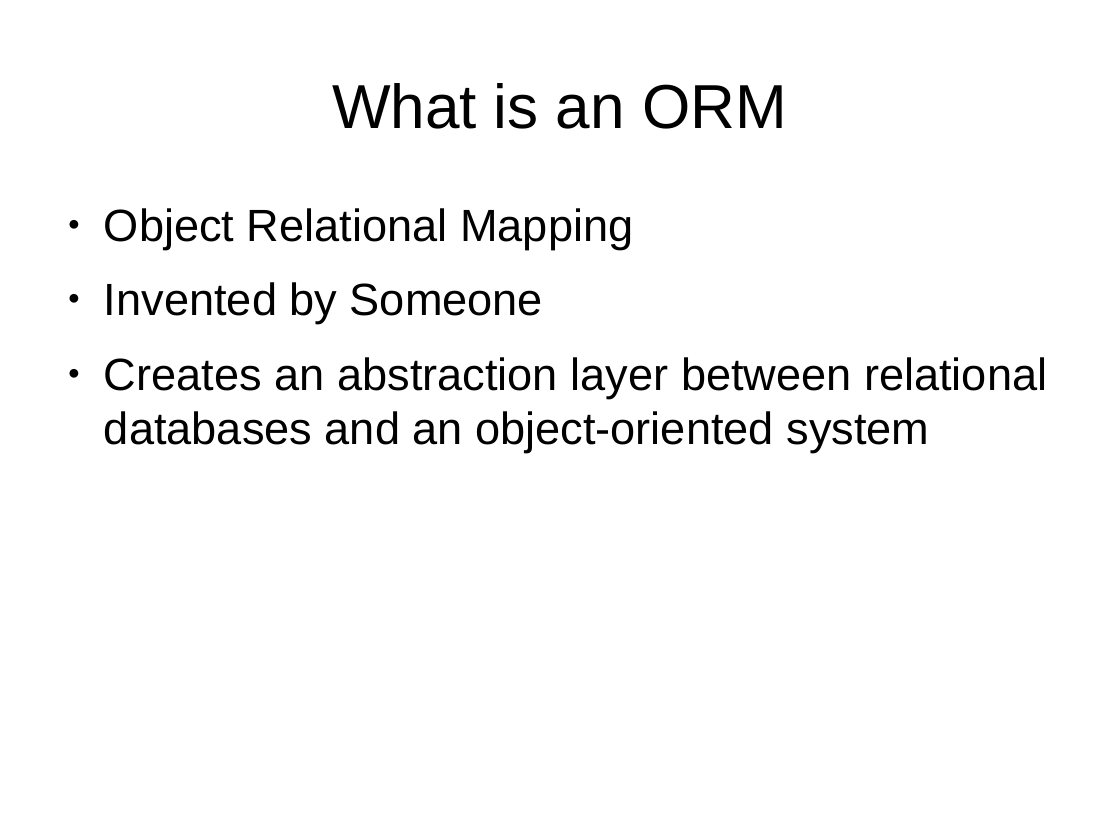
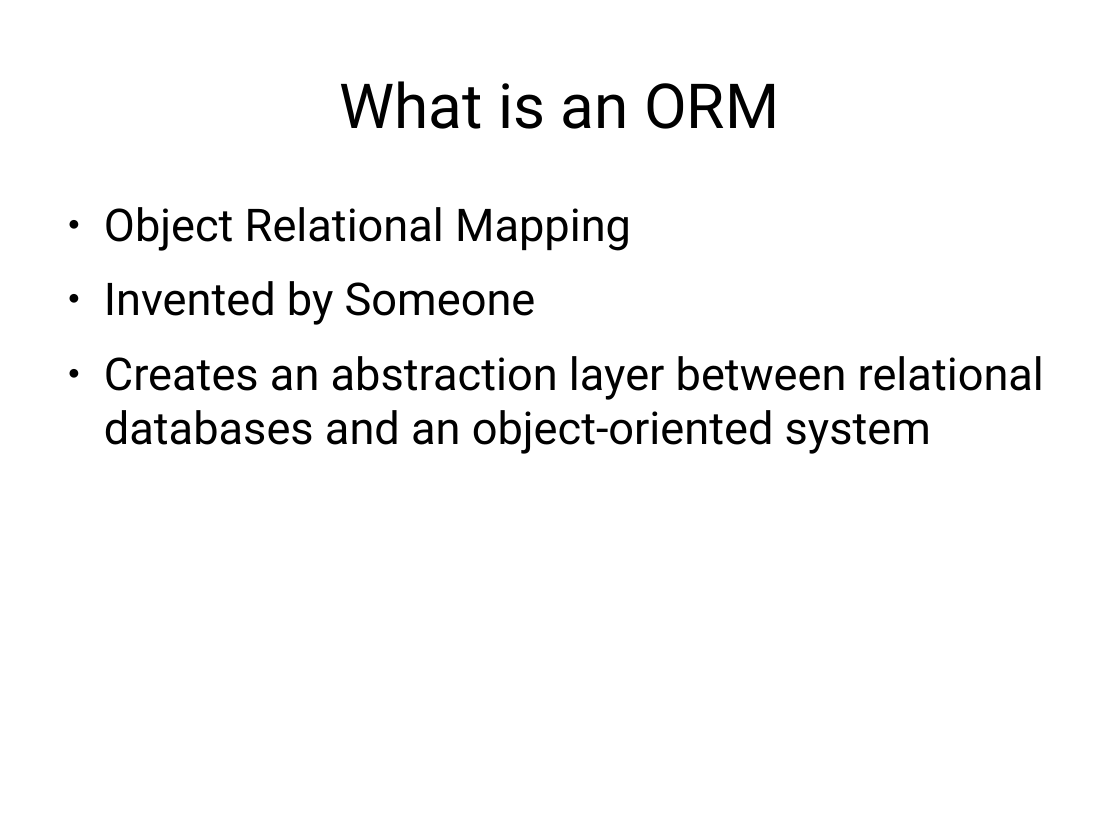
Before and after one commit to erezschatz/Presentation, a slide deck: slide 2 of dbix-class.odp. Drawn at 1120x840 pixels with LibreOffice and Linux fonts; fonts in the diff are those of the drawing. Boxes give left, top, right and bottom in pixels: in the first picture for what was removed or moved away, otherwise in the second. Text is boxed around its words. In the diff, an @@ line names an element or a change of style, - is before the commit and + after.

```diff
--- a/dbix-class.odp
+++ b/dbix-class.odp
@@ title "What is an ORM" at (x1=340, y1=81, x2=779, y2=129): font Arial to Roboto @@
@@ text "Object Relational Mapping" at (x1=104, y1=207, x2=1044, y2=454): font Arial to Roboto @@
```
Also in this commit, not shown: 11 other slides changed, 1 slide added, 1 slide removed, 4 other files.
